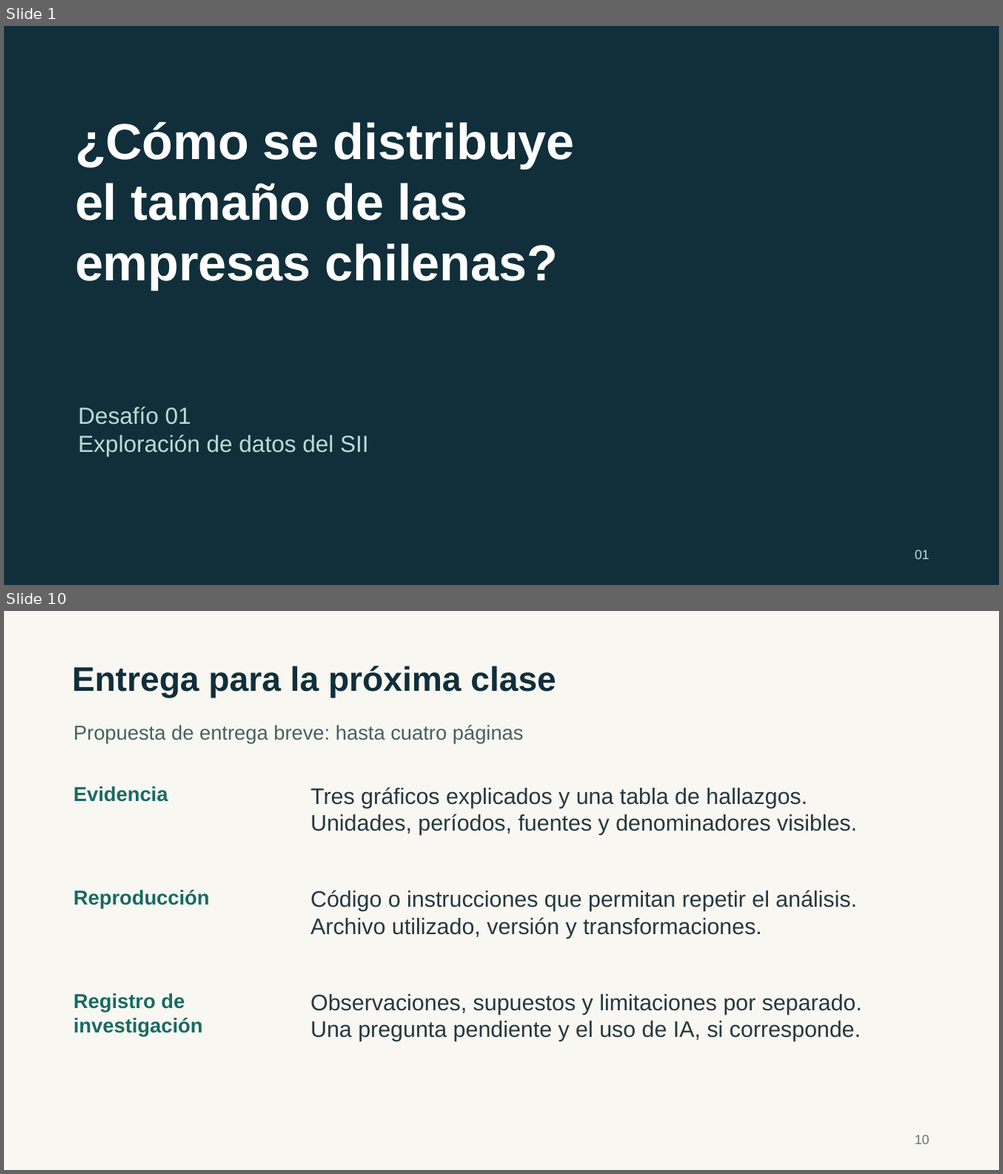
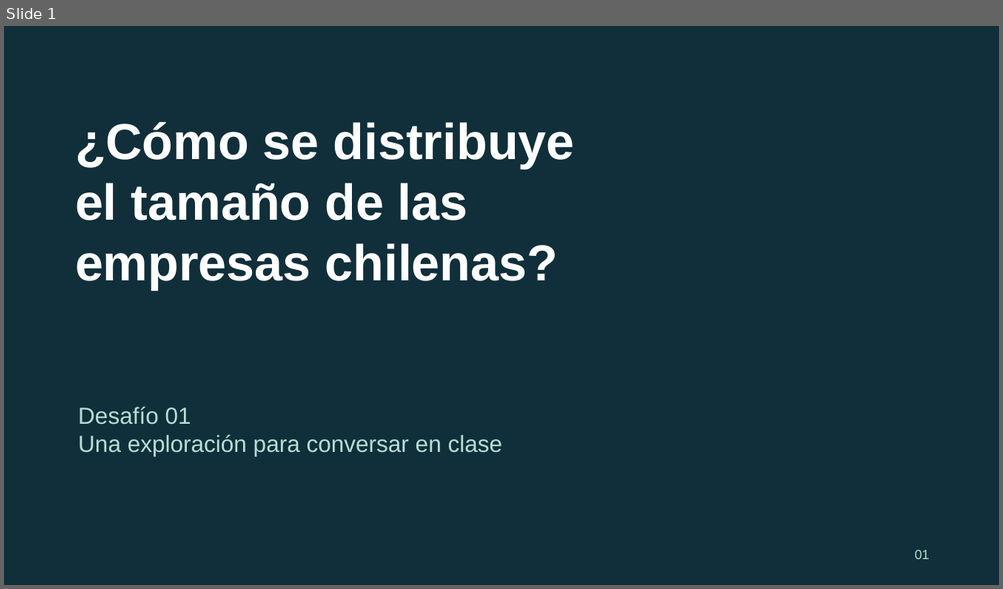
Before and after one commit to nicogarrido/complexity-economics-ai-curso, a slide deck: presentacion/Desafio_01_empresas_chilenas.pptx. Shown one above the other, each under a label of ours: slides 1 and 10 before the commit, slide 1 after it; the slides between them are not shown. The pictures are 1003x1174 and 1003x589 pixels, drawn with LibreOffice and Linux fonts; fonts in the diff are those of the drawing. Boxes give left, top, right and bottom in pixels: in the first picture for what was removed or moved away, otherwise in the second. Text is boxed around its words. In the diff, an @@ line names an element or a change of style, - is before the commit and + after.

Commit message:
Acorta la presentación y plantea una exploración sin evaluación

```diff
--- a/presentacion/Desafio_01_empresas_chilenas.pptx
+++ b/presentacion/Desafio_01_empresas_chilenas.pptx
@@ slide 10 removed at box(4, 611, 999, 1170), background #F8F7F2 @@
@@ text removed at box(72, 666, 556, 698) @@
-Entrega para la próxima clase
@@ text removed at box(74, 725, 523, 743) @@
-Propuesta de entrega breve: hasta cuatro páginas
@@ text removed at box(74, 786, 168, 802) @@
-Evidencia
@@ text removed at box(310, 787, 856, 835) @@
-Tres gráficos explicados y una tabla de hallazgos.
-Unidades, períodos, fuentes y denominadores visibles.
@@ text removed at box(74, 890, 210, 908) @@
-Reproducción
@@ text removed at box(310, 890, 856, 939) @@
-Código o instrucciones que permitan repetir el análisis.
-Archivo utilizado, versión y transformaciones.
@@ text removed at box(74, 994, 203, 1036) @@
-Registro de investigación
@@ text removed at box(310, 994, 862, 1042) @@
-Observaciones, supuestos y limitaciones por separado.
-Una pregunta pendiente y el uso de IA, si corresponde.
@@ text removed at box(914, 1135, 929, 1145) @@
-10
@@ slide 1 changed as well @@
@@ text at box(78, 435, 503, 457): text changed @@
-Exploración de datos del SII
+Una exploración para conversar en clase
```
Also in this commit, not shown: 4 other slides changed, 2 slides added, 6 other slides removed, 3 other files.
